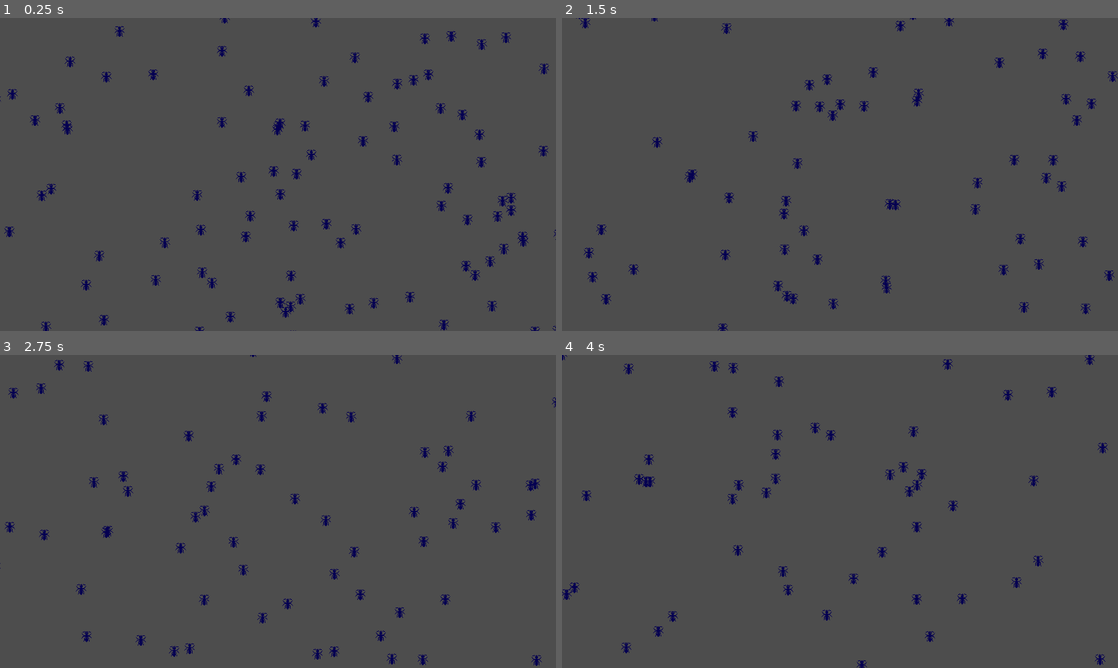
Above: before the commit, frames 1-4 (two rows, left to right).
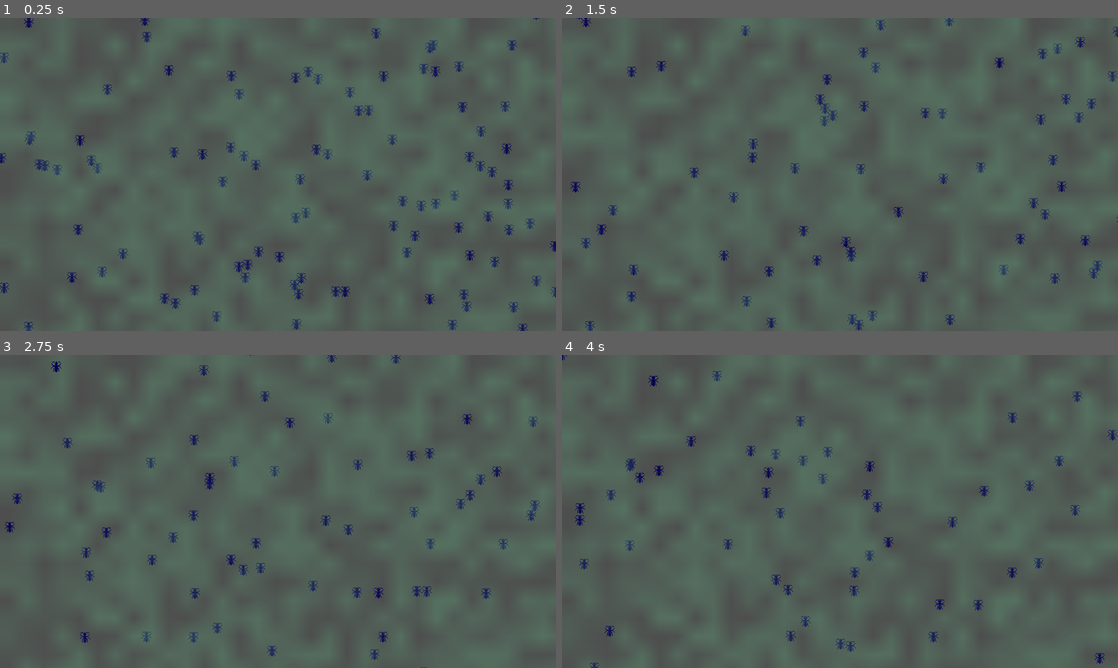
Above: after the commit, the same moments.

Repository: allemansratten/AntColonyTycoonDeluxe
Game: Godot game, scene res://game.tscn
Two runs of this game, one before a commit and one after it. Both use one fixed random seed, a clock stepped at 60 frames per second and the inputs below.
Inputs:
- Up to frame 1 (0.25 s): no input
- Up to frame 2 (1.5 s): no input
- Up to frame 3 (2.75 s): no input
- Up to frame 4 (4 s): no input

The runs differ from the first frame. In frame 1, 24% of the frame differs, in the area x 0-100%, y 0-100%; in frame 2, 23%; in frame 3, 23%; in frame 4, 22%.

Commit message:
Add dummy pheromone layer

Diff:
--- a/ant.gd
+++ b/ant.gd
@@ -13,6 +13,9 @@
 func _ready():
 	#position = Vector2(200, 200)
 	randomize()
+
+	# start after a random delay to desync them at the beginning
+	await get_tree().create_timer(randf_range(0.0, max_wait_time)).timeout
 	start_new_movement()
 
 func _physics_process(_delta):
--- a/game.gd
+++ b/game.gd
@@ -3,6 +3,9 @@
 
 @export var ant_scene: PackedScene
 var screen_size
+
+var pheromone_layer: ColorRect
+
 
 # Called when the node enters the scene tree for the first time.
 func _ready() -> void:
@@ -14,6 +17,12 @@
 		ant.position = Vector2(randi() % int(screen_size.x), randi() % int(screen_size.y))
 		add_child(ant)
 
+	# TODO: multiple pheromone layers if needed
+	pheromone_layer = preload("res://pheromone_layer.tscn").instantiate()
+	add_child(pheromone_layer)
+
+	pheromone_layer.set_random_data()
+
 
 # Called every frame. 'delta' is the elapsed time since the previous frame.
 func _process(delta: float) -> void:
--- /dev/null
+++ b/pheromone.gdshader
@@ -0,0 +1,39 @@
+shader_type canvas_item;
+
+uniform sampler2D grid_texture;
+uniform vec2 grid_size;
+uniform vec4 overlay_color : source_color;
+uniform vec2 screen_size;
+
+void fragment() {
+    // Calculate the aspect ratio of the grid and the screen
+    float grid_aspect = grid_size.x / grid_size.y;
+    float screen_aspect = screen_size.x / screen_size.y;
+
+    vec2 scaled_uv;
+    if (screen_aspect > grid_aspect) {
+        // Screen is wider, fit to height
+        float scale = screen_size.y / grid_size.y;
+        float adjusted_width = grid_size.x * scale;
+        scaled_uv = vec2(
+            (UV.x * screen_size.x - (screen_size.x - adjusted_width) * 0.5) / adjusted_width,
+            UV.y
+        );
+    } else {
+        // Screen is taller, fit to width
+        float scale = screen_size.x / grid_size.x;
+        float adjusted_height = grid_size.y * scale;
+        scaled_uv = vec2(
+            UV.x,
+            (UV.y * screen_size.y - (screen_size.y - adjusted_height) * 0.5) / adjusted_height
+        );
+    }
+
+    // Check if we're outside the grid bounds
+    if (scaled_uv.x < 0.0 || scaled_uv.x > 1.0 || scaled_uv.y < 0.0 || scaled_uv.y > 1.0) {
+        COLOR = vec4(0.0);  // Transparent outside grid bounds
+    } else {
+        float grid_value = texture(grid_texture, scaled_uv).r;
+        COLOR = vec4(overlay_color.rgb, overlay_color.a * grid_value);
+    }
+}
--- /dev/null
+++ b/pheromone_layer.gd
@@ -0,0 +1,43 @@
+extends ColorRect
+
+@export var grid_size = Vector2(16 * 2, 9 * 2)
+@export var overlay_color: Color = Color(1, 0, 0, 0.5)
+
+var grid_data = []
+
+func _ready():
+	material = ShaderMaterial.new()
+	material.shader = preload("res://pheromone.gdshader")
+
+	# Initialize grid_data with default values
+	grid_data.resize(int(grid_size.x * grid_size.y))
+	grid_data.fill(0.0)
+
+	# Make sure the ColorRect covers the entire screen
+	anchor_right = 1
+	anchor_bottom = 1
+
+	# Connect to the viewport size changed signal
+	get_tree().root.connect("size_changed", Callable(self, "update_shader"))
+
+	update_shader()
+
+func set_random_data():
+	for i in range(grid_data.size()):
+		grid_data[i] = randf()
+	update_shader()
+
+
+func update_shader():
+	var image = Image.create(int(grid_size.x), int(grid_size.y), false, Image.FORMAT_RF)
+	for y in range(grid_size.y):
+		for x in range(grid_size.x):
+			var value = grid_data[y * int(grid_size.x) + x]
+			image.set_pixel(x, y, Color(value, 0, 0))
+	#
+	var texture = ImageTexture.create_from_image(image)
+
+	material.set_shader_parameter("grid_texture", texture)
+	material.set_shader_parameter("grid_size", grid_size)
+	material.set_shader_parameter("overlay_color", overlay_color)
+	material.set_shader_parameter("screen_size", get_viewport().get_visible_rect().size)
--- /dev/null
+++ b/pheromone_layer.tscn
@@ -0,0 +1,9 @@
+[gd_scene load_steps=2 format=3 uid="uid://c3v4pvxkk33qh"]
+
+[ext_resource type="Script" path="res://pheromone_layer.gd" id="1_fq7nw"]
+
+[node name="PheromoneLayer" type="ColorRect"]
+offset_right = 40.0
+offset_bottom = 40.0
+script = ExtResource("1_fq7nw")
+overlay_color = Color(0.368627, 0.592157, 0.458824, 0.494118)
